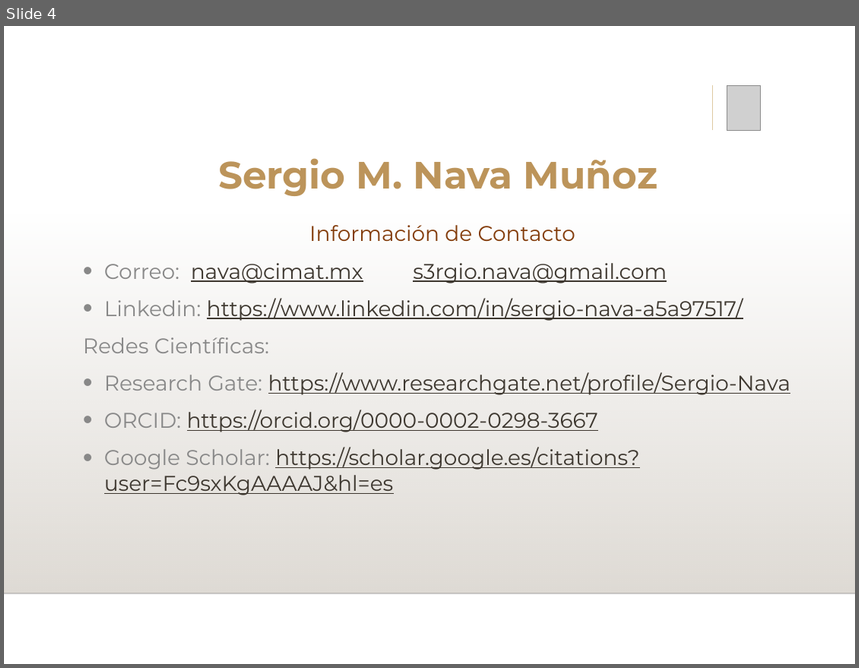
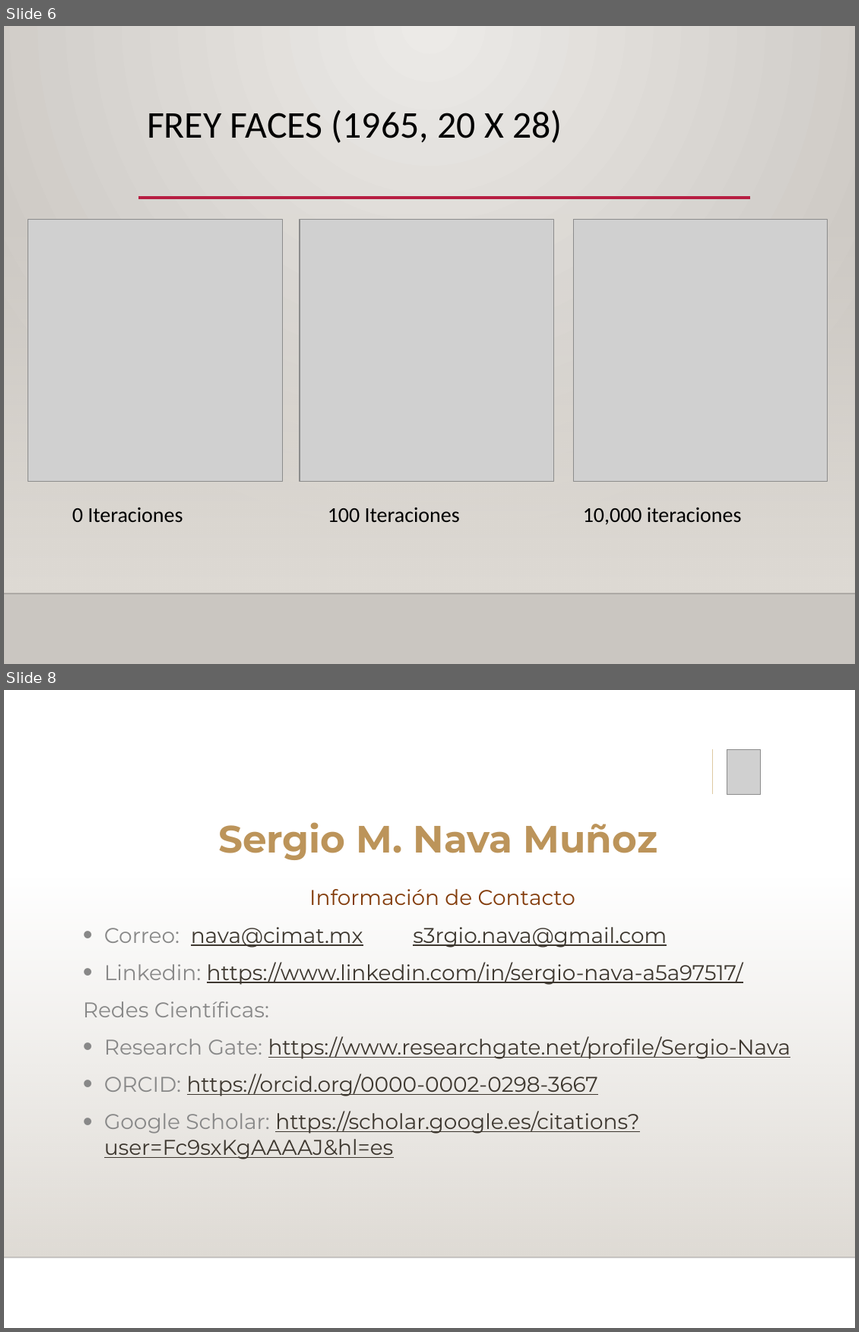
Before and after one commit to NavaSergio/Docencia_varios, a slide deck: SeminarioProyectos1/Presentación SMNM.pptx. Shown one above the other, each under a label of ours: slide 4 before the commit, slides 6 and 8 after it; the slides between them are not shown. The pictures are 859x668 and 859x1332 pixels, drawn with LibreOffice and Linux fonts; fonts in the diff are those of the drawing; grey boxes stand for pictures; background and template pictures are left out. Boxes give left, top, right and bottom in pixels: in the first picture for what was removed or moved away, otherwise in the second. Text is boxed around its words. In the diff, an @@ line names an element or a change of style, - is before the commit and + after.

```diff
--- a/SeminarioProyectos1/Presentación SMNM.pptx
+++ b/SeminarioProyectos1/Presentación SMNM.pptx
@@ slide 6 added at <box>4,26,855,664</box>, background gradient #ECEAE7 to #CAC7C1; not listed: 2 template elements that a slide beside it also shows @@
@@ title added at <box>147,110,563,143</box>, 32 pt, text #000000 @@
+FREY FACES (1965, 20 X 28)
@@ line added from (139, 198) to (750, 198), #B71E42 2.5 pt @@
@@ picture added at <box>28,219,282,481</box> @@
@@ picture added at <box>300,219,554,481</box> @@
@@ picture added at <box>573,219,828,481</box> @@
@@ text added at <box>72,508,742,525</box>, 18 pt, text #000000 @@
+0 Iteraciones 100 Iteraciones 10,000 iteraciones
@@ what was slide 4 is now slide 8 @@
```
Also in this commit, not shown: 3 slides changed, 3 other slides added, 1 other file.
